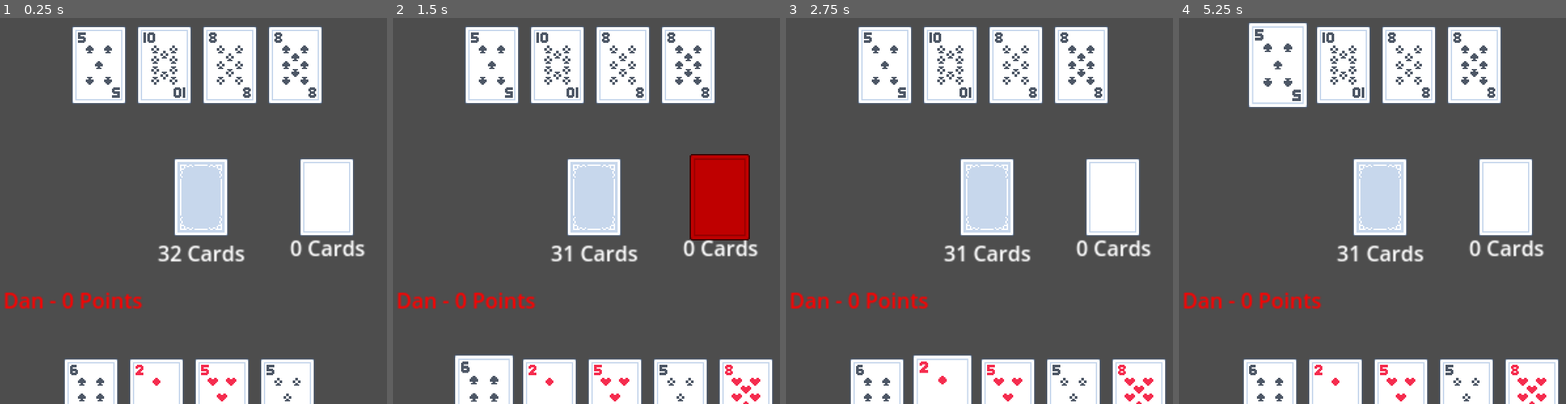
Above: before the commit, frames 1-4 (left to right).
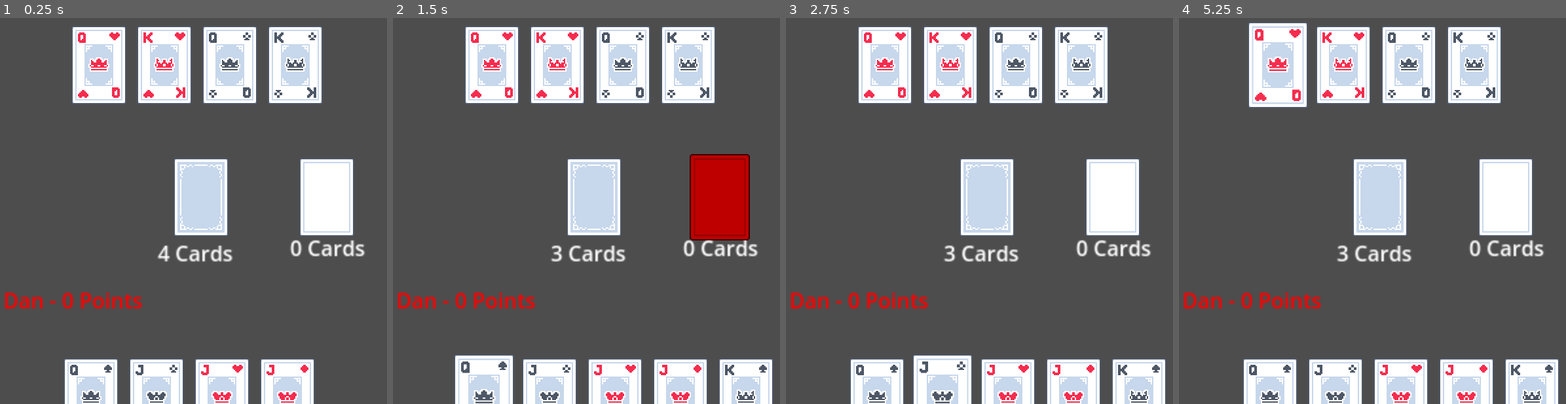
Above: after the commit, the same moments.

Repository: dtotheb/CardParty
Game: Godot game, scene res://CardParty.tscn
The game is run twice, just before and just after one commit, with the same random seed, the same clock (stepped at 60 frames per second) and the same inputs.
Inputs (mouse positions are in pixels of both pictures, inside the frame that each line leads up to):
- Up to frame 1 (0.25 s): no input
- Up to frame 2 (1.5 s): tap Enter at 0.5 s; move the mouse to (594, 195) at 0.52 s; click (594, 195) at 0.67 s; tap Space at 1.25 s; move the mouse to (485, 396) at 1.27 s; click (485, 396) at 1.42 s
- Up to frame 3 (2.75 s): tap Enter at 2 s; move the mouse to (940, 396) at 2.02 s; click (940, 396) at 2.17 s
- Up to frame 4 (5.25 s): tap Space at 2.75, 4.25 s; move the mouse to (1399, 396) at 2.77 s; click (1399, 396) at 2.92 s; tap Enter at 3.5 s; move the mouse to (1465, 396) at 3.52 s; click (1465, 396) at 3.67 s; move the mouse to (1531, 396) at 4.27 s; click (1531, 396) at 4.42 s; move the mouse to (1279, 64) at 5.02 s; click (1279, 64) at 5.17 s

The runs differ from the first frame. In frame 1, 5.9% of the frame differs, in the area x 18-82%, y 3-100%; in frame 2, 6.5%; in frame 3, 6.5%; in frame 4, 6.6%, in the area x 18-97%, y 2-100%.

Commit message:
tinyFaces deck for quick testing

Diff:
--- a/cardDetails.gd
+++ b/cardDetails.gd
@@ -102,3 +102,18 @@
 		"9s": { "suit": "spades", "frame": 8, "score": 9 },
 		"10s": { "suit": "spades", "frame": 9, "score": 10 }
 	}
+	elif deck =="tinyFaces":
+		return {
+		"Jh": { "suit": "hearts", "frame": 10, "score": 10 },
+		"Qh": { "suit": "hearts", "frame": 11, "score": 10 },
+		"Kh": { "suit": "hearts", "frame": 12, "score": 10 },
+		"Jc": { "suit": "clubs", "frame": 10, "score": 10 },
+		"Qc": { "suit": "clubs", "frame": 11, "score": 10 },
+		"Kc": { "suit": "clubs", "frame": 12, "score": 10 },
+		"Jd": { "suit": "diamonds", "frame": 10, "score": 10 },
+		"Qd": { "suit": "diamonds", "frame": 11, "score": 10 },
+		"Kd": { "suit": "diamonds", "frame": 12, "score": 10},
+		"Js": { "suit": "spades", "frame": 10, "score": 10 },
+		"Qs": { "suit": "spades", "frame": 11, "score": 10 },
+		"Ks": { "suit": "spades", "frame": 12, "score": 10 }
+}
--- a/deck.gd
+++ b/deck.gd
@@ -2,7 +2,7 @@
 
 var Cards = []
 var CD = CardDetails.new()
-var CardFaceMap = CD.getCardFaceMap("ancient")
+var CardFaceMap = CD.getCardFaceMap("tinyFaces")
 
 signal draw_card(cardFace)
 
